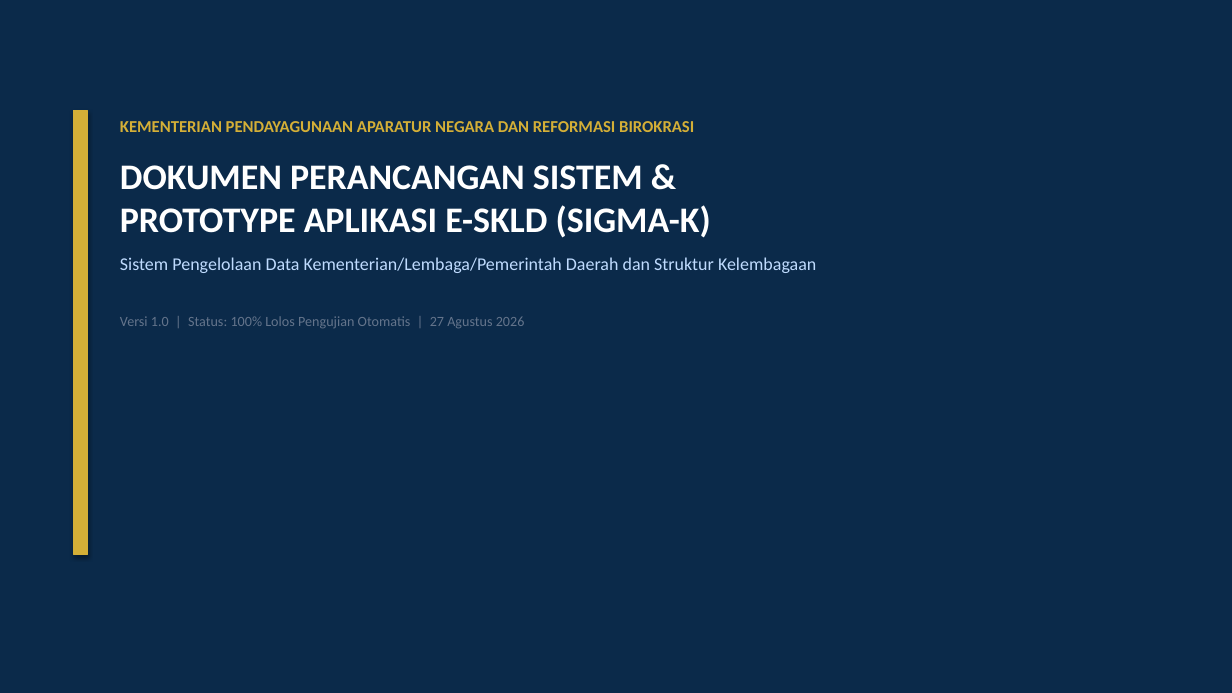
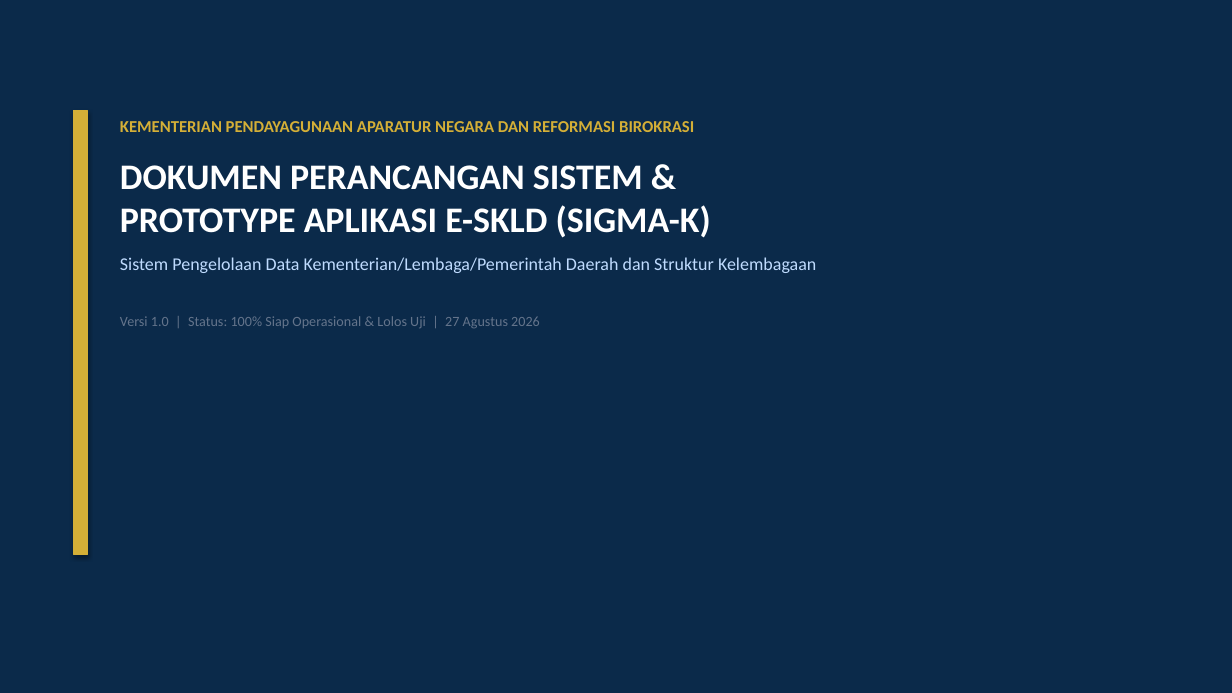
Before and after one commit to B3rlinSugi/Sigma-K, a slide deck: slide 1 of docs/PRESENTASI_PERANCANGAN_SIGMA-K_v1.0.pptx. Drawn at 1232x693 pixels with LibreOffice and Linux fonts; fonts in the diff are those of the drawing. Boxes give left, top, right and bottom in pixels: in the first picture for what was removed or moved away, otherwise in the second. Text is boxed around its words. In the diff, an @@ line names an element or a change of style, - is before the commit and + after.

```diff
--- a/docs/PRESENTASI_PERANCANGAN_SIGMA-K_v1.0.pptx
+++ b/docs/PRESENTASI_PERANCANGAN_SIGMA-K_v1.0.pptx
@@ text at [120,316,540,328]: text changed @@
-Versi 1.0 | Status: 100% Lolos Pengujian Otomatis | 27 Agustus 2026
+Versi 1.0 | Status: 100% Siap Operasional & Lolos Uji | 27 Agustus 2026
```
Also in this commit, not shown: 13 other slides changed, 24 other files.
